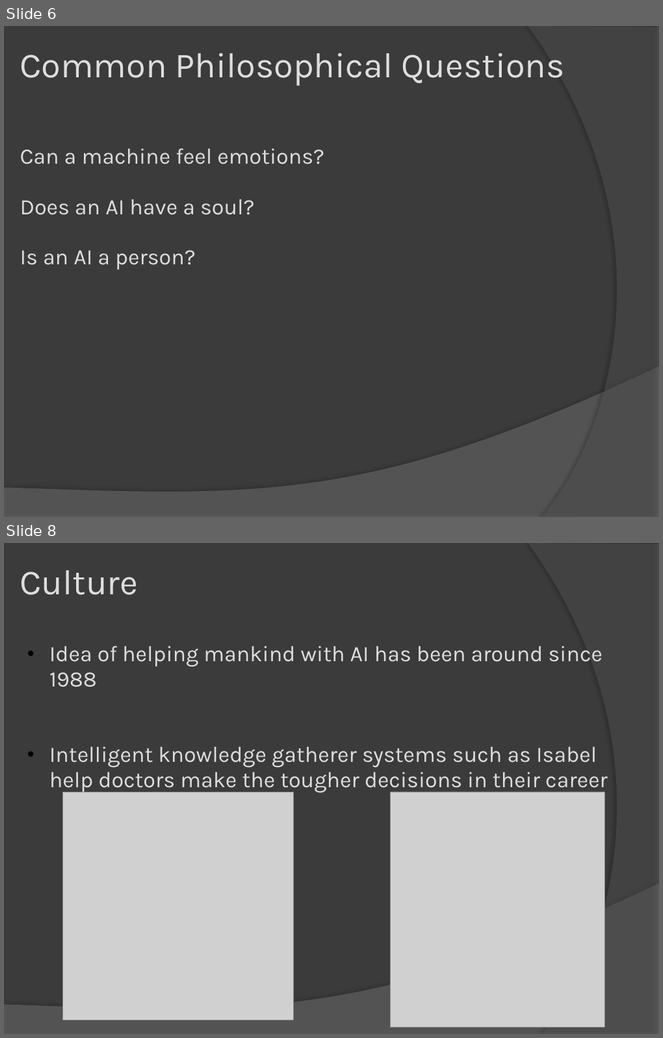
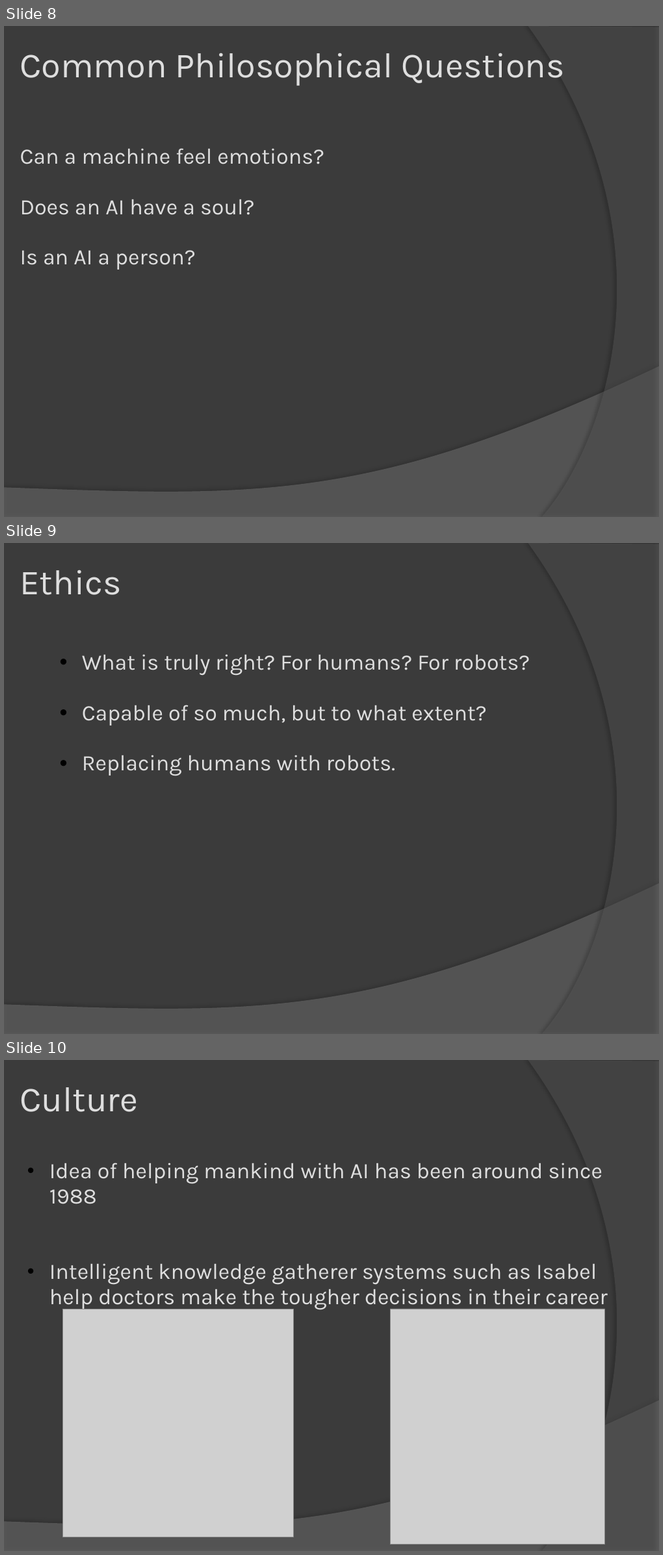
Before and after one commit to abhishekori/team-sexy-awesome-repository-of-awesomeness-----sexy, a slide deck: artififical intelligence.pptx. Shown one above the other, each under a label of ours: slides 6 and 8 before the commit, slides 8, 9 and 10 after it; the slides between them are not shown. The pictures are 663x1038 and 663x1555 pixels, drawn with LibreOffice and Linux fonts; fonts in the diff are those of the drawing; grey boxes stand for pictures. Boxes give left, top, right and bottom in pixels: in the first picture for what was removed or moved away, otherwise in the second. Text is boxed around its words. In the diff, an @@ line names an element or a change of style, - is before the commit and + after.

```diff
--- a/artififical intelligence.pptx
+++ b/artififical intelligence.pptx
@@ slide 9 added at bbox=[4, 543, 659, 1034], background #3B3B3B; not listed: 2 template elements that a slide beside it also shows @@
@@ title added at bbox=[20, 570, 122, 595], 43 pt, text #DEDEDE @@
+Ethics
@@ text added at bbox=[82, 654, 530, 776], 27 pt, text #DEDEDE @@
+  • What is truly right? For humans? For robots?
+  • Capable of so much, but to what extent?
+  • Replacing humans with robots.
@@ what was slide 6 is now slide 8 @@
@@ what was slide 8 is now slide 10 @@
```
Also in this commit, not shown: 1 slide changed, 3 other slides added, 2 slides removed.
